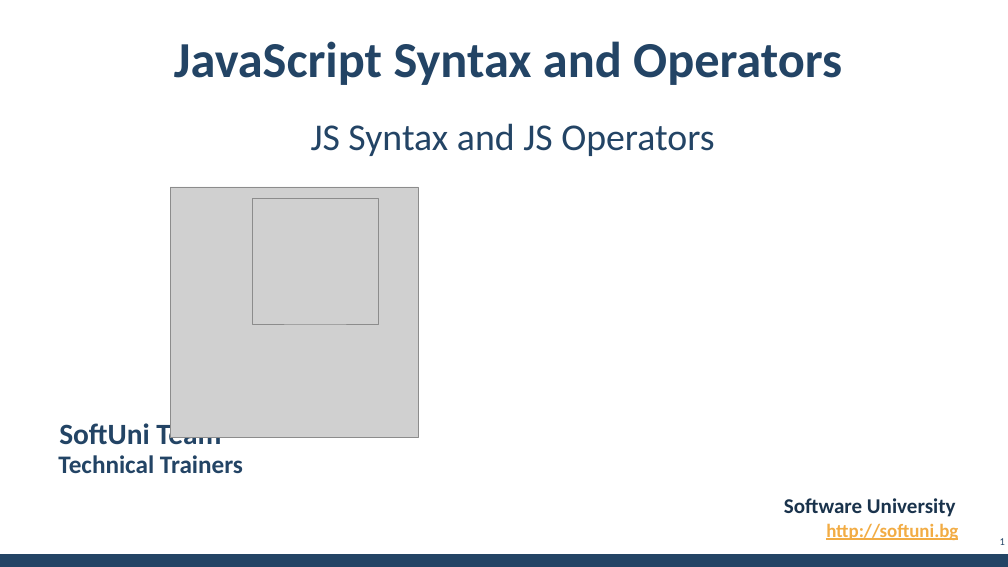
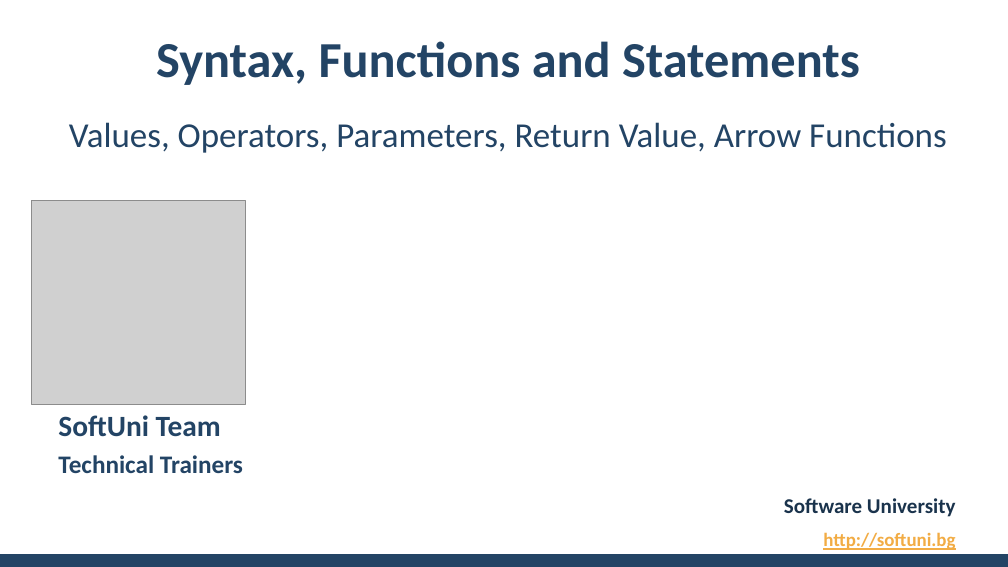
Before and after one commit to pirocorp/JS-Essentials, a slide deck: slide 1 of 01. JAVASCRIPT SYNTAX AND OPERATORS/01. JS-Fundamentals-JavaScript-Syntax-and-Operators.pptx. Drawn at 1008x567 pixels with LibreOffice and Linux fonts; fonts in the diff are those of the drawing; grey boxes stand for pictures; background and template pictures are left out. Boxes give left, top, right and bottom in pixels: in the first picture for what was removed or moved away, otherwise in the second. Text is boxed around its words. In the diff, an @@ line names an element or a change of style, - is before the commit and + after.

```diff
--- a/01. JAVASCRIPT SYNTAX AND OPERATORS/01. JS-Fundamentals-JavaScript-Syntax-and-Operators.pptx
+++ b/01. JAVASCRIPT SYNTAX AND OPERATORS/01. JS-Fundamentals-JavaScript-Syntax-and-Operators.pptx
@@ title at [156,41,860,85]: text changed @@
-JavaScript Syntax and Operators
+Syntax, Functions and Statements
@@ subtitle at [69,122,947,153]: text changed; size 36 to 33.3 pt @@
-JS Syntax and JS Operators
+Values, Operators, Parameters, Return Value, Arrow Functions
@@ picture added at [31,200,244,405] @@
@@ picture removed at [170,187,418,438] @@
@@ picture removed at [252,198,378,324] @@
@@ text "SoftUni Team" rewrapped from [59,419,221,451] to [58,415,221,437] @@
@@ text "http://softuni.bg": place and size @@
-text "http://softuni.bg" at [826,523,958,540]
+text "http://softuni.bg" at [823,532,955,550]
@@ page number removed at [1000,538,1005,545] @@
-1
```
Also in this commit, not shown: 26 other slides changed, 35 slides added, 13 slides removed.
